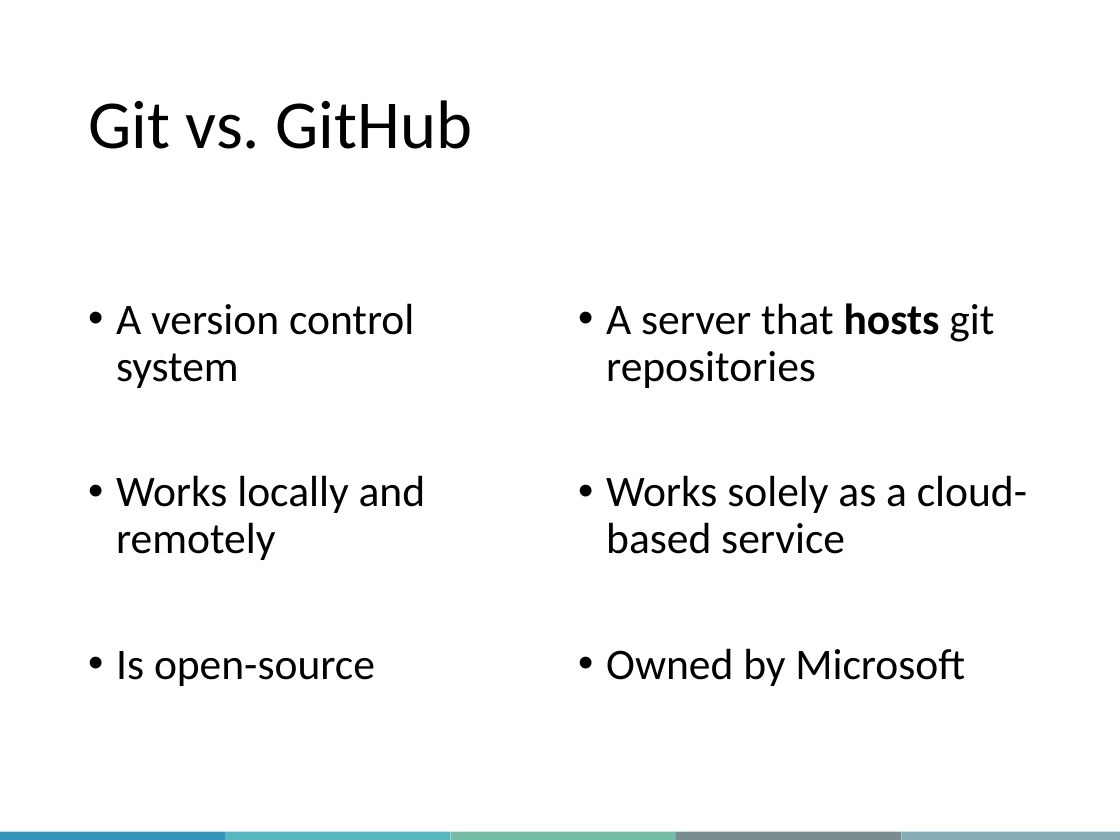
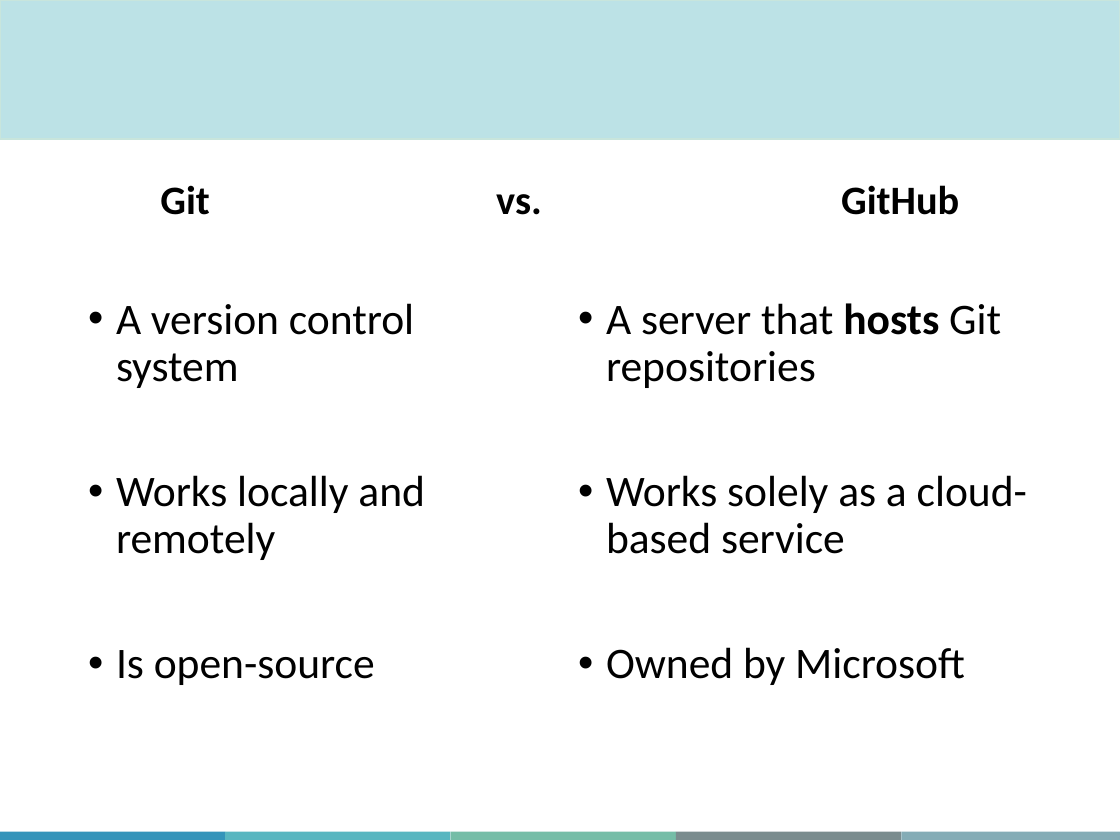
Before and after one commit to aosakwe/MiCM_IntroToGitHub, a slide deck: slide 9 of Slides/MiCM_GitHub_Workshop.pptx (slide 8 before the commit). Drawn at 1120x840 pixels with LibreOffice and Linux fonts; fonts in the diff are those of the drawing; background and template pictures are left out. Boxes give left, top, right and bottom in pixels: in the first picture for what was removed or moved away, otherwise in the second. Text is boxed around its words. In the diff, an @@ line names an element or a change of style, - is before the commit and + after.

```diff
--- a/Slides/MiCM_GitHub_Workshop.pptx
+++ b/Slides/MiCM_GitHub_Workshop.pptx
@@ rectangle added at (0, 0, 1120, 139), fill #BCE2E6, outline #C8E5DC 1 pt @@
@@ text "Git vs. GitHub": place and size @@
-text "Git vs. GitHub" at (88, 100, 473, 149)
+text "Git vs. GitHub" at (160, 185, 959, 215)
@@ text "Git vs. GitHub" at (160, 185, 959, 215): size 44 to 25.9 pt, bold on; alignment left to centre; line spacing 0.9 to 0.8; more space between paragraphs; vertical alignment middle to top @@
@@ text at (606, 303, 1001, 388): text changed @@
-• A server that hosts git repositories
+• A server that hosts Git repositories
```
Also in this commit, not shown: 16 other slides changed, 15 slides added, 1 slide removed, 2 other files.
